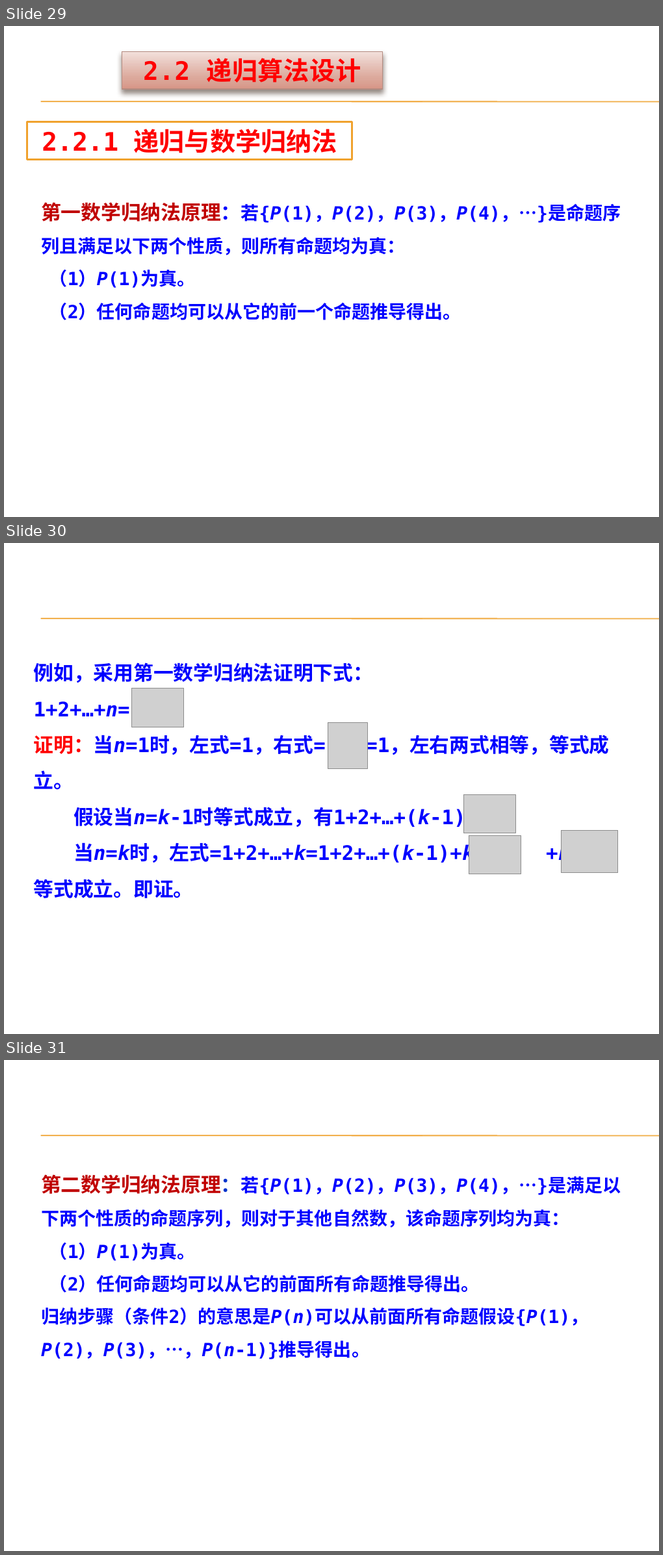
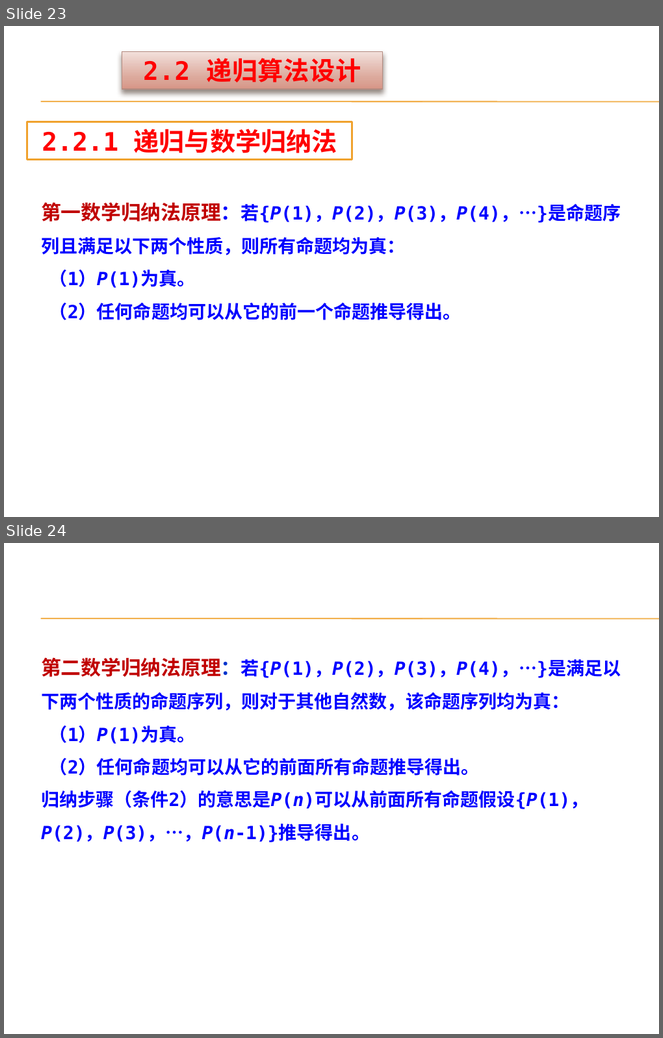
Before and after one commit to AllenW1116/Cpp-algorithm, a slide deck: 课程ppt/第2章 递归算法设计技术.pptx. Shown one above the other, each under a label of ours: slides 29, 30 and 31 before the commit, slides 23 and 24 after it. The pictures are 663x1555 and 663x1038 pixels, drawn with LibreOffice and Linux fonts; fonts in the diff are those of the drawing; grey boxes stand for pictures; background and template pictures are left out. Boxes give left, top, right and bottom in pixels: in the first picture for what was removed or moved away, otherwise in the second. Text is boxed around its words. In the diff, an @@ line names an element or a change of style, - is before the commit and + after.

```diff
--- a/课程ppt/第2章 递归算法设计技术.pptx
+++ b/课程ppt/第2章 递归算法设计技术.pptx
@@ slide 30 removed at (x1=4, y1=543, x2=659, y2=1034), background picture (left out); not listed: 2 template elements that a slide beside it also shows @@
@@ text removed at (x1=34, y1=663, x2=609, y2=899) @@
-例如，采用第一数学归纳法证明下式：
-1+2+…+n=
-证明：当n=1时，左式=1，右式= =1，左右两式相等，等式成立。
-假设当n=k-1时等式成立，有1+2+…+(k-1)=
-当n=k时，左式=1+2+…+k=1+2+…+(k-1)+k= +k=
-等式成立。即证。
@@ picture removed at (x1=132, y1=689, x2=183, y2=727) @@
@@ picture removed at (x1=328, y1=722, x2=367, y2=769) @@
@@ picture removed at (x1=464, y1=795, x2=516, y2=834) @@
@@ picture removed at (x1=562, y1=831, x2=619, y2=873) @@
@@ picture removed at (x1=469, y1=836, x2=521, y2=875) @@
@@ what was slide 29 is now slide 23 @@
@@ what was slide 31 is now slide 24 @@
```
Also in this commit, not shown: 5 slides changed, 10 other slides removed, 13 other files.
